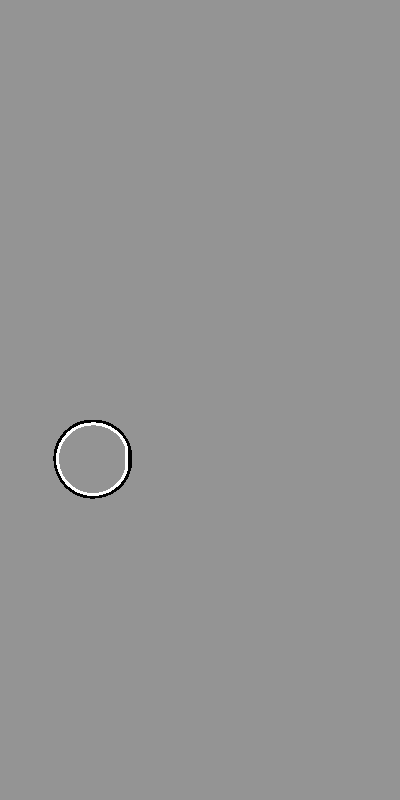
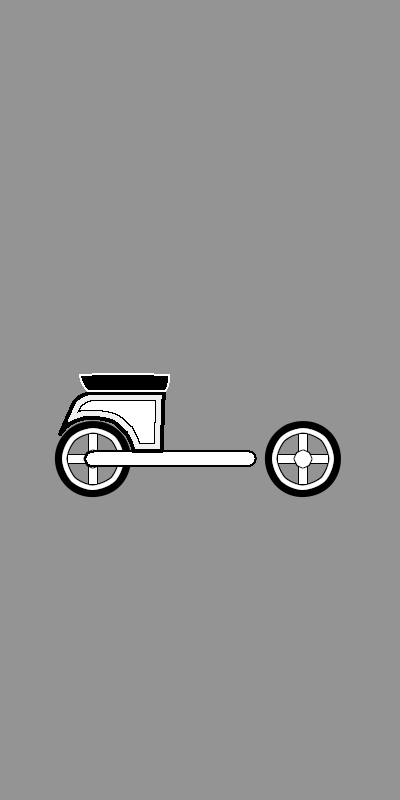
Two versions of the same layered image (400x800). Layer-by-layer changes:
moved "moped" above "rebel" over bbox(53, 373, 341, 499)
removed layer "moped_back_wheel_outline" from group "moped" over bbox(53, 420, 132, 499)
added layer "moped_back_seat" in group "moped" over bbox(79, 373, 170, 392)
added layer "moped_back_engine" in group "moped" over bbox(58, 391, 166, 453)
renamed "moped_low_chassis_outline" to "moped_low_chassis", showed it, moved it above "moped_front_wheel", painted on it over bbox(84, 450, 257, 467)
renamed "moped_low_chassis_fill" to "moped_front_wheel", showed it, painted on it over bbox(68, 395, 341, 498)
added layer "moped_back_wheel" in group "moped" over bbox(54, 421, 131, 498)
